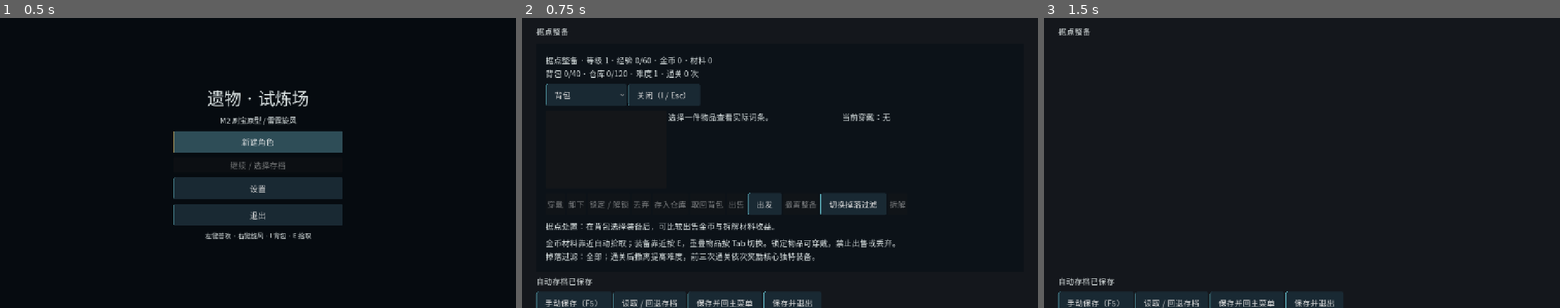
Above: before the commit, frames 1-3 (left to right).
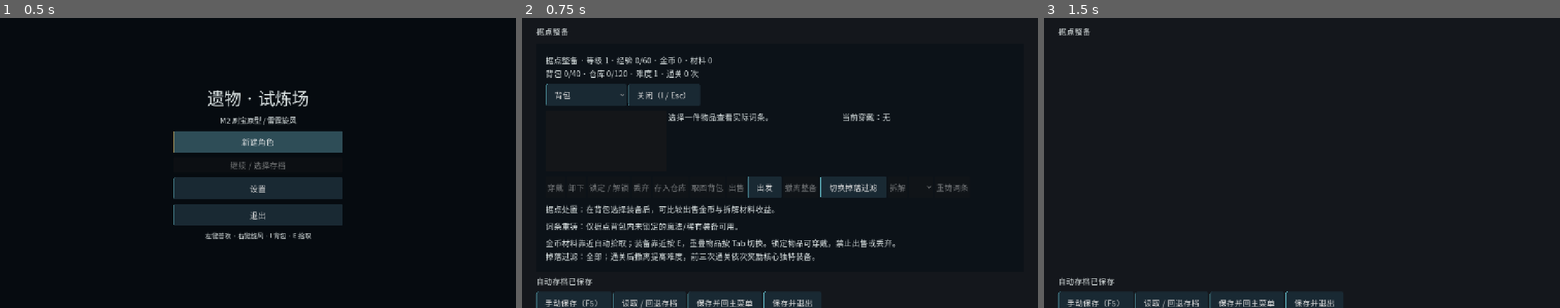
Above: after the commit, the same moments.

Repository: w7775p/relic-ARPG
Game: Godot game, scene res://app/boot/boot.tscn
The game is run twice, just before and just after one commit, with the same random seed, the same clock (stepped at 60 frames per second) and the same inputs.
Inputs:
- Up to frame 1 (0.5 s): no input
- Up to frame 2 (0.75 s): click "新建角色" at 0.5 s
- Up to frame 3 (1.5 s): click "关闭（I / Esc）" at 1.25 s

Frame 1 is identical in both runs. In frame 2, 4.6% of the frame differs, in the area x 4-87%, y 54-74%; in frame 3, nothing differs.

Commit message:
feat: 在 Hub 接入单词条重铸界面

Diff:
--- a/game/world/hub/hub.gd
+++ b/game/world/hub/hub.gd
@@ -8,6 +8,7 @@
 var inventory: InventoryState
 var generator: ItemGenerator
 var salvage_service: SalvageService
+var reforge_service: ReforgeService
 var minimum_quality: int:
 	get: return game_session.modules.character.minimum_quality
 	set(value):
@@ -16,10 +17,14 @@
 var panel: InventoryPanel
 var salvage_button: Button
 var salvage_info: Label
+var reforge_selector: OptionButton
+var reforge_button: Button
+var reforge_info: Label
 var slots: Control
 var _timer: Timer
 var _transitioning: bool = false
 var _pending_action: String = ""
+var _reforge_refreshing: bool = false
 
 
 ## 领取会话并装配据点 UI；保存触发放到场景就绪后。
@@ -30,6 +35,7 @@
 	inventory = game_session.inventory
 	generator = game_session.generator
 	salvage_service = SalvageService.new(inventory, true)
+	reforge_service = ReforgeService.new(inventory, true)
 	inventory.changed.connect(_on_inventory_changed)
 	_timer = Timer.new()
 	_timer.wait_time = 1.0
@@ -45,6 +51,7 @@
 	panel.show()
 	panel.refresh()
 	_setup_salvage_ui()
+	_setup_reforge_ui()
 	slots = SLOTS.instantiate()
 	add_child(slots)
 	slots.closed.connect(_on_slots_closed)
@@ -169,6 +176,7 @@
 	if panel.visible:
 		panel.refresh()
 		_refresh_salvage_ui()
+		_refresh_reforge_ui()
 
 
 ## 在现有出售操作旁追加拆解按钮和同物品收益预览。
@@ -224,6 +232,7 @@
 	var result: Dictionary = salvage_service.salvage(item_id)
 	panel.refresh()
 	_refresh_salvage_ui()
+	_refresh_reforge_ui()
 	panel.hint.text = str(result.message) + "\n" + panel.hint.text
 
 
@@ -235,6 +244,123 @@
 ## 提供给测试和后续入口的稳定 ID 拆解提交。
 func salvage_item(item_id: String) -> Dictionary:
 	return salvage_service.salvage(item_id)
+
+
+## 在据点背包操作区加入重铸位置、按钮与规则说明。
+func _setup_reforge_ui() -> void:
+	reforge_selector = OptionButton.new()
+	reforge_selector.tooltip_text = "首次成功后，该装备只能继续重铸同一位置"
+	reforge_selector.item_selected.connect(_on_reforge_position_changed)
+	panel.inventory_actions.add_child(reforge_selector)
+	reforge_button = Button.new()
+	reforge_button.text = "重铸词条"
+	reforge_button.pressed.connect(_on_reforge_pressed)
+	panel.inventory_actions.add_child(reforge_button)
+	reforge_info = Label.new()
+	reforge_info.autowrap_mode = TextServer.AUTOWRAP_WORD_SMART
+	var rows: Node = panel.hint.get_parent()
+	rows.add_child(reforge_info)
+	rows.move_child(reforge_info, panel.hint.get_index())
+	panel.items.item_selected.connect(_on_reforge_selection_changed)
+	panel.tabs.item_selected.connect(_on_reforge_tab_changed)
+	_refresh_reforge_ui()
+
+
+## 物品选择改变后刷新可重铸位置及当前预览。
+func _on_reforge_selection_changed(_index: int) -> void:
+	_refresh_reforge_ui()
+
+
+## 容器切换后重算背包归属限制。
+func _on_reforge_tab_changed(_index: int) -> void:
+	_refresh_reforge_ui.call_deferred()
+
+
+## 玩家改变首次重铸位置时刷新候选范围和费用。
+func _on_reforge_position_changed(_index: int) -> void:
+	if not _reforge_refreshing:
+		_refresh_reforge_preview()
+
+
+## 依据当前稳定实例重新填充词条位置；成功过的装备锁定选择器。
+func _refresh_reforge_ui() -> void:
+	if reforge_selector == null or reforge_button == null or reforge_info == null or panel == null:
+		return
+	var previous_index: int = reforge_selector.selected
+	_reforge_refreshing = true
+	reforge_selector.clear()
+	var values: Array = panel.entries()
+	var valid: bool = panel.source == 0 and panel.selected >= 0 and panel.selected < values.size()
+	if not valid:
+		reforge_selector.disabled = true
+		reforge_button.disabled = true
+		reforge_info.text = "词条重铸：仅据点背包内未锁定的魔法/稀有装备可用。"
+		_reforge_refreshing = false
+		return
+	var item: ItemInstanceResource = values[panel.selected]
+	if item.quality != 1 and item.quality != 2:
+		reforge_selector.disabled = true
+		reforge_button.disabled = true
+		reforge_info.text = "词条重铸：当前装备品质不可重铸，仅支持魔法与稀有。"
+		_reforge_refreshing = false
+		return
+	for index: int in range(item.affixes.size()):
+		var roll: AffixRollResource = item.affixes[index]
+		var definition: AffixDefinition = ItemCatalog.affix(roll.id)
+		var label: String = "位置 %d · %s" % [index + 1, definition.display_name if definition != null else roll.id]
+		reforge_selector.add_item(label)
+	var selected_index: int = item.reforge_index if item.reforge_index >= 0 else clampi(previous_index, 0, maxi(item.affixes.size() - 1, 0))
+	if not item.affixes.is_empty():
+		reforge_selector.select(selected_index)
+	reforge_selector.disabled = item.reforge_index >= 0 or item.affixes.is_empty()
+	_reforge_refreshing = false
+	_refresh_reforge_preview()
+
+
+## 显示当前词条、合法候选区间、单次费用和相同结果可能性。
+func _refresh_reforge_preview() -> void:
+	if reforge_selector == null or reforge_button == null or reforge_info == null or panel == null:
+		return
+	var values: Array = panel.entries()
+	if panel.source != 0 or panel.selected < 0 or panel.selected >= values.size() or reforge_selector.item_count == 0:
+		reforge_button.disabled = true
+		return
+	var item: ItemInstanceResource = values[panel.selected]
+	var index: int = item.reforge_index if item.reforge_index >= 0 else reforge_selector.selected
+	var preview: Dictionary = reforge_service.preview(item.id, index)
+	reforge_button.disabled = not bool(preview.get("ok", false))
+	var current_text: String = str(preview.get("current", ""))
+	var candidates: String = str(preview.get("candidates", ""))
+	var cost: int = int(preview.get("cost", ReforgeService.RULES.materials_for(item)))
+	var fixed_text: String = "已固定位置 %d；" % (item.reforge_index + 1) if item.reforge_index >= 0 else "首次成功后固定本位置；"
+	reforge_info.text = "重铸位置 %d：%s\n候选：%s\n费用 %d 材料（当前 %d）；%s可能获得相同词条或相同数值。\n%s" % [index + 1, current_text, candidates, cost, inventory.materials, fixed_text, str(preview.get("message", ""))]
+
+
+## 捕获稳定实例 ID 与位置执行一次请求；每次按钮点击生成独立请求 ID。
+func _on_reforge_pressed() -> void:
+	var values: Array = panel.entries()
+	if panel.source != 0 or panel.selected < 0 or panel.selected >= values.size() or reforge_selector.item_count == 0:
+		panel.hint.text = "重铸失败：请先在背包选择魔法或稀有装备"
+		_refresh_reforge_ui()
+		return
+	var item: ItemInstanceResource = values[panel.selected]
+	var index: int = item.reforge_index if item.reforge_index >= 0 else reforge_selector.selected
+	var request_id: String = "ui:%s:%d:%d" % [item.id, index, Time.get_ticks_usec()]
+	var result: Dictionary = reforge_service.reforge(item.id, index, request_id)
+	panel.refresh()
+	_refresh_salvage_ui()
+	_refresh_reforge_ui()
+	panel.hint.text = str(result.message) + "\n" + panel.hint.text
+
+
+## 提供给测试的稳定 ID 重铸预览。
+func reforge_preview(item_id: String, affix_index: int) -> Dictionary:
+	return reforge_service.preview(item_id, affix_index)
+
+
+## 提供给测试的稳定 ID 重铸提交，可传请求 ID 验证重复提交保护。
+func reforge_item(item_id: String, affix_index: int, request_id: String = "") -> Dictionary:
+	return reforge_service.reforge(item_id, affix_index, request_id)
 
 
 ## 据点物品服务只处理长期角色状态；丢弃与撤离由探险场景负责。
@@ -277,11 +403,12 @@
 	return "装配已更新"
 
 
-## 长期状态变化刷新据点 UI 与拆解收益；战斗属性由进入探险后重新构建。
+## 长期状态变化刷新据点 UI、处置收益与重铸预览；战斗属性由进入探险后重新构建。
 func _on_inventory_changed() -> void:
 	if panel != null:
 		panel.refresh()
 		_refresh_salvage_ui()
+		_refresh_reforge_ui()
 
 
 ## 据点场景只处理整备开关与返回主菜单。
